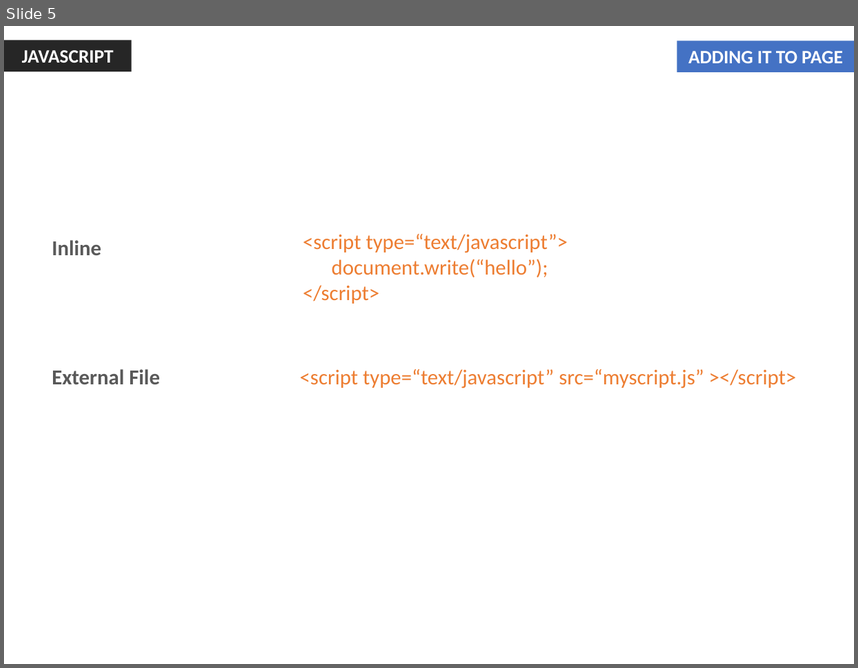
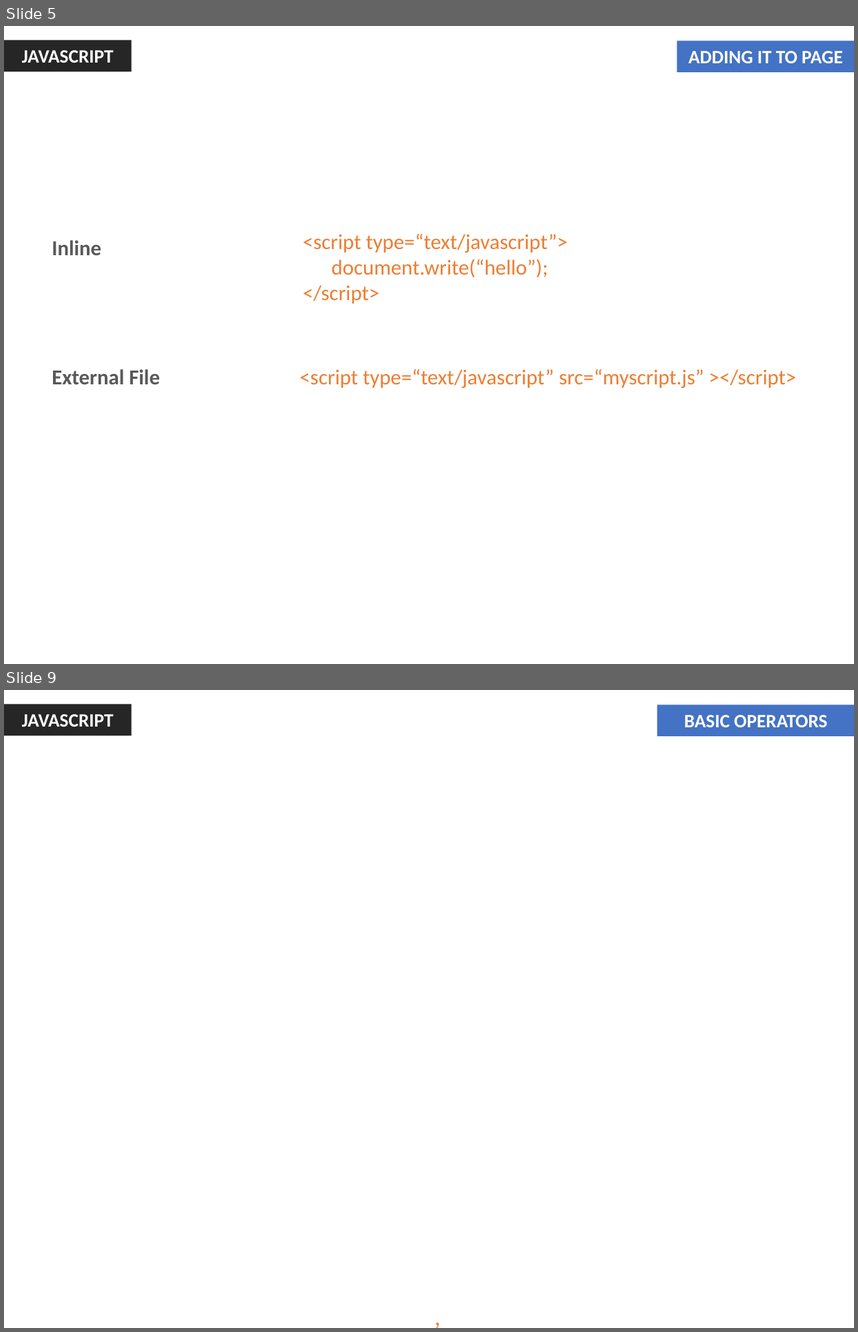
Before and after one commit to jharohit/web-fundamentals-course, a slide deck: Session III - Javascript/Session III - Javascript.pptx. Shown one above the other, each under a label of ours: slide 5 before the commit, slides 5 and 9 after it; the slides between them are not shown. The pictures are 858x668 and 858x1332 pixels, drawn with LibreOffice and Linux fonts; fonts in the diff are those of the drawing; background and template pictures are left out. Boxes give left, top, right and bottom in pixels: in the first picture for what was removed or moved away, otherwise in the second. Text is boxed around its words. In the diff, an @@ line names an element or a change of style, - is before the commit and + after.

```diff
--- a/Session III - Javascript/Session III - Javascript.pptx
+++ b/Session III - Javascript/Session III - Javascript.pptx
@@ slide 9 added at bbox=[4, 690, 854, 1328], background picture (left out) @@
@@ rectangle added at bbox=[4, 704, 132, 736], fill #262626, 16 pt, text #FFFFFF, bold @@
+JAVASCRIPT
@@ rectangle added at bbox=[657, 704, 854, 736], fill #4472C4, 16 pt, text #FFFFFF, bold @@
+BASIC OPERATORS
@@ text added at bbox=[426, 1298, 450, 1328], 20 pt, text #ED7D31 @@
+,
```
Also in this commit, not shown: 2 slides changed, 4 other slides added, 1 slide removed, 1 other file.
